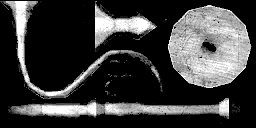
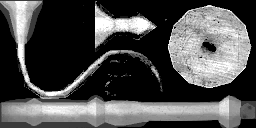
Layer changes from the first 256px x 128px image to the second:
added layer "Layer 1" (57%) above "Background" over <box>0,0,256,128</box>
